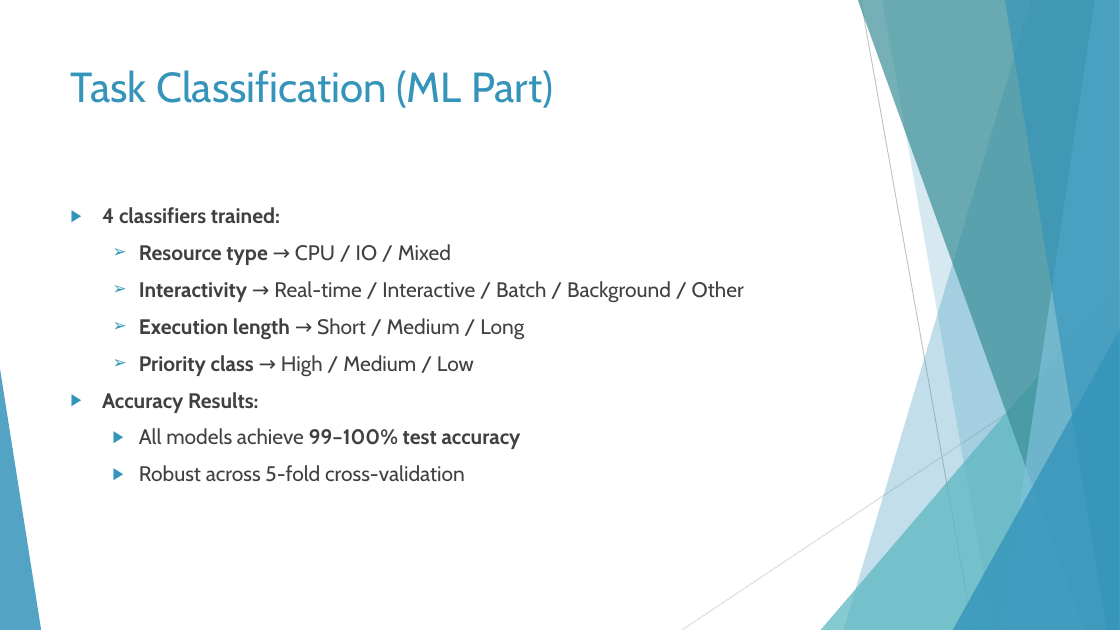
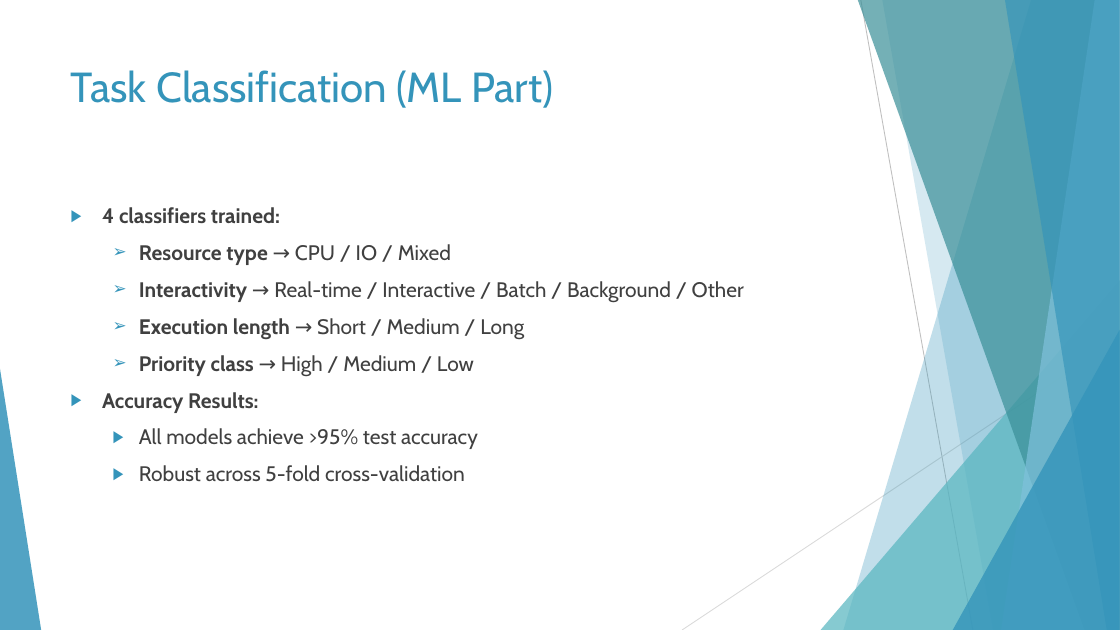
Before and after one commit to KHDhanu/AVIOS--AI-augmented-Linux-like-Scheduler, a slide deck: slide 6 of docs/presentation_slides.pptx. Drawn at 1120x630 pixels with LibreOffice and Linux fonts; fonts in the diff are those of the drawing. Boxes give left, top, right and bottom in pixels: in the first picture for what was removed or moved away, otherwise in the second. Text is boxed around its words. In the diff, an @@ line names an element or a change of style, - is before the commit and + after.

```diff
--- a/docs/presentation_slides.pptx
+++ b/docs/presentation_slides.pptx
@@ text at bbox=[139, 428, 478, 449]: text changed; bold off @@
-  ▶ All models achieve 99–100% test accuracy
+  ▶ All models achieve >95% test accuracy
```
Also in this commit, not shown: 1 other slide changed, 1 slide added, 2 slides removed, 1 other file.
